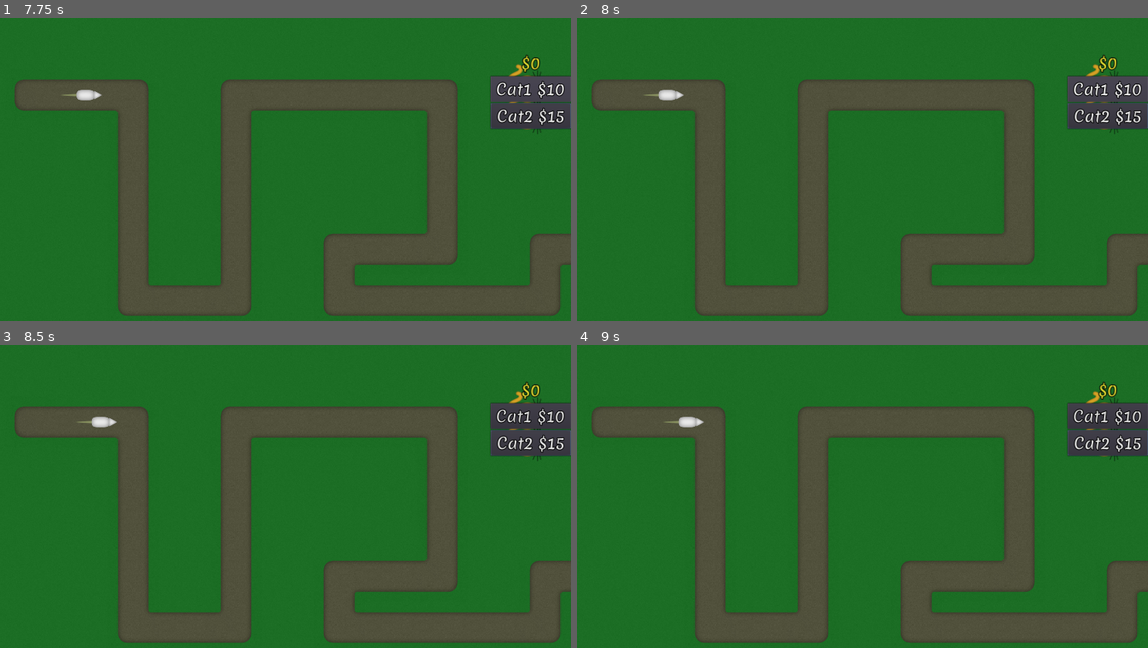
Above: before the commit, frames 1-4 (two rows, left to right).
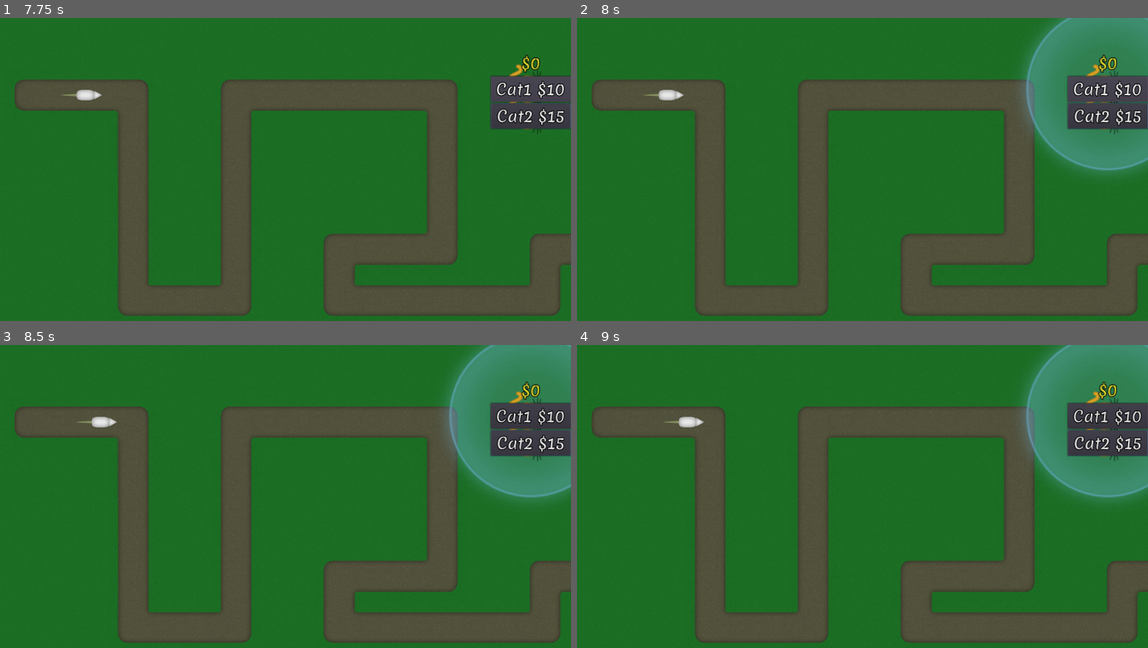
Above: after the commit, the same moments.

Repository: vibrunazo/godot-cats
Game: Godot game, scene res://scenes/Map.tscn
Same seed, same stepped clock (60 frames per second), same inputs: the game is played once before the commit and once after it.
Inputs (mouse positions are in pixels of both pictures, inside the frame that each line leads up to):
- Up to frame 1 (7.75 s): click "Cat1 $10" at 0.5 s; click "Cat2 $15" at 1.25 s; click "Cat1 $10" at 2 s; click "Cat2 $15" at 2.75 s; click "Cat1 $10" at 3.5 s; click "Cat2 $15" at 4.25 s; move the mouse to (399, 157) at 5.02 s; click (399, 157) at 5.17 s; drag from (137, 187) to (45, 93) at 5.77 s; move the mouse to (325, 102) at 6.52 s; click (325, 102) at 6.67 s; drag from (228, 233) to (531, 87) at 7.27 s
- Up to frame 2 (8 s): no input
- Up to frame 3 (8.5 s): move the mouse to (445, 544) at 8.02 s; click (445, 544) at 8.17 s
- Up to frame 4 (9 s): drag from (651, 454) to (748, 420) at 8.77 s

Frame 1 is identical in both runs. In frame 2, 7.3% of the frame differs, in the area x 78-100%, y 0-52%; in frame 3, 7.3%; in frame 4, 7.3%.

Commit message:
selection circle around selected cat

Diff:
--- a/scenes/Cat.gd
+++ b/scenes/Cat.gd
@@ -1,6 +1,7 @@
 extends Node2D
 
 class_name Cat, "res://assets/cat01.png"
+signal clicked
 
 
 # Declare member variables here. Examples:
@@ -12,16 +13,29 @@
 var bullet_scene = preload("res://scenes/Bullet.tscn")
 onready var bullet_sprite: Sprite = $Turret/Sprite/SpawnPosition/BulletSprite
 export var building = true
+export var SELECTION_SIZE := 400
 
 
 # Called when the node enters the scene tree for the first time.
 func _ready():
+	var selection_scale = ($AggroRange/AggroShape.shape.radius * 2) / SELECTION_SIZE
+#	print("radius is %s, scale is %s" % [$AggroRange/AggroShape.shape.radius, selection_scale])
+	$SelectionCircle.scale = Vector2(selection_scale, selection_scale)
 	if !building:
 		done_building()
 
 func done_building():
 	building = false
 	$AggroRange.monitoring = true
+	unselect()
+
+func select():
+	$SelectionCircle.visible = true
+	print('cat selected')
+
+func unselect():
+	$SelectionCircle.visible = false
+	print('cat unselected')
 
 
 # Called every frame. 'delta' is the elapsed time since the previous frame.
--- a/scenes/Cat.tscn
+++ b/scenes/Cat.tscn
@@ -1,19 +1,28 @@
-[gd_scene load_steps=5 format=2]
+[gd_scene load_steps=8 format=2]
 
 [ext_resource path="res://assets/cat01.png" type="Texture" id=1]
 [ext_resource path="res://assets/ball.png" type="Texture" id=2]
 [ext_resource path="res://scenes/Cat.gd" type="Script" id=3]
+[ext_resource path="res://scenes/CatClickArea.gd" type="Script" id=4]
+[ext_resource path="res://assets/selection_circle.png" type="Texture" id=5]
 
 [sub_resource type="CircleShape2D" id=1]
-radius = 350.0
+radius = 200.0
+
+[sub_resource type="RectangleShape2D" id=2]
+extents = Vector2( 64, 64 )
 
 [node name="Cat" type="Node2D"]
 script = ExtResource( 3 )
 
+[node name="SelectionCircle" type="Sprite" parent="."]
+modulate = Color( 0.45, 0.75, 0.9, 0.901961 )
+texture = ExtResource( 5 )
+
 [node name="AggroRange" type="Area2D" parent="."]
 monitoring = false
 
-[node name="CollisionShape2D" type="CollisionShape2D" parent="AggroRange"]
+[node name="AggroShape" type="CollisionShape2D" parent="AggroRange"]
 shape = SubResource( 1 )
 
 [node name="Turret" type="Position2D" parent="."]
@@ -31,6 +40,12 @@
 [node name="Cooldown" type="Timer" parent="."]
 wait_time = 0.5
 
+[node name="ClickArea" type="Area2D" parent="."]
+script = ExtResource( 4 )
+
+[node name="CollisionShape2D" type="CollisionShape2D" parent="ClickArea"]
+shape = SubResource( 2 )
+
 [connection signal="area_entered" from="AggroRange" to="." method="_on_AggroRange_area_entered"]
 [connection signal="area_exited" from="AggroRange" to="." method="_on_AggroRange_area_exited"]
 [connection signal="timeout" from="Cooldown" to="." method="_on_Cooldown_timeout"]
--- /dev/null
+++ b/scenes/CatClickArea.gd
@@ -0,0 +1,22 @@
+extends Area2D
+
+# Declare member variables here. Examples:
+# var a = 2
+# var b = "text"
+
+
+# Called when the node enters the scene tree for the first time.
+func _ready():
+	pass # Replace with function body.
+
+
+# Called every frame. 'delta' is the elapsed time since the previous frame.
+#func _process(delta):
+#	pass
+#func _unhandled_input(event):
+#	print('unhandled input')
+
+func _input_event(viewport, event: InputEvent, shape_idx):
+	if event is InputEventMouseButton and !event.is_pressed():
+		if !get_parent().building:
+			get_parent().emit_signal("clicked")
--- a/scenes/Map.gd
+++ b/scenes/Map.gd
@@ -7,6 +7,7 @@
 
 # the cat currently being built and dragged by the mouse
 var cat_building: Cat = null
+var cat_selected: Cat = null
 export var coins = 20
 
 # Called when the node enters the scene tree for the first time.
@@ -32,6 +33,7 @@
 	if cat_building:
 		$UI.remove_child(cat_building)
 		$Cats.add_child(cat_building)
+		cat_building.connect("clicked", self, "_on_cat_clicked", [cat_building])
 		cat_building.done_building()
 		cat_building = null
 		add_coins(-10)
@@ -64,3 +66,14 @@
 
 func _on_mouse_killed(mouse: Mouse):
 	add_coins(1)
+
+func _on_cat_clicked(cat: Cat):
+	print('clicked cat %s' % cat.name)
+	if cat == cat_selected:
+		cat_selected = null
+		cat.unselect()
+	else:
+		if is_instance_valid(cat_selected):
+			cat_selected.unselect()
+		cat.select()
+		cat_selected = cat
Binary file added: assets/selection_circle.png
Not shown, added: assets/selection_circle.png.import
